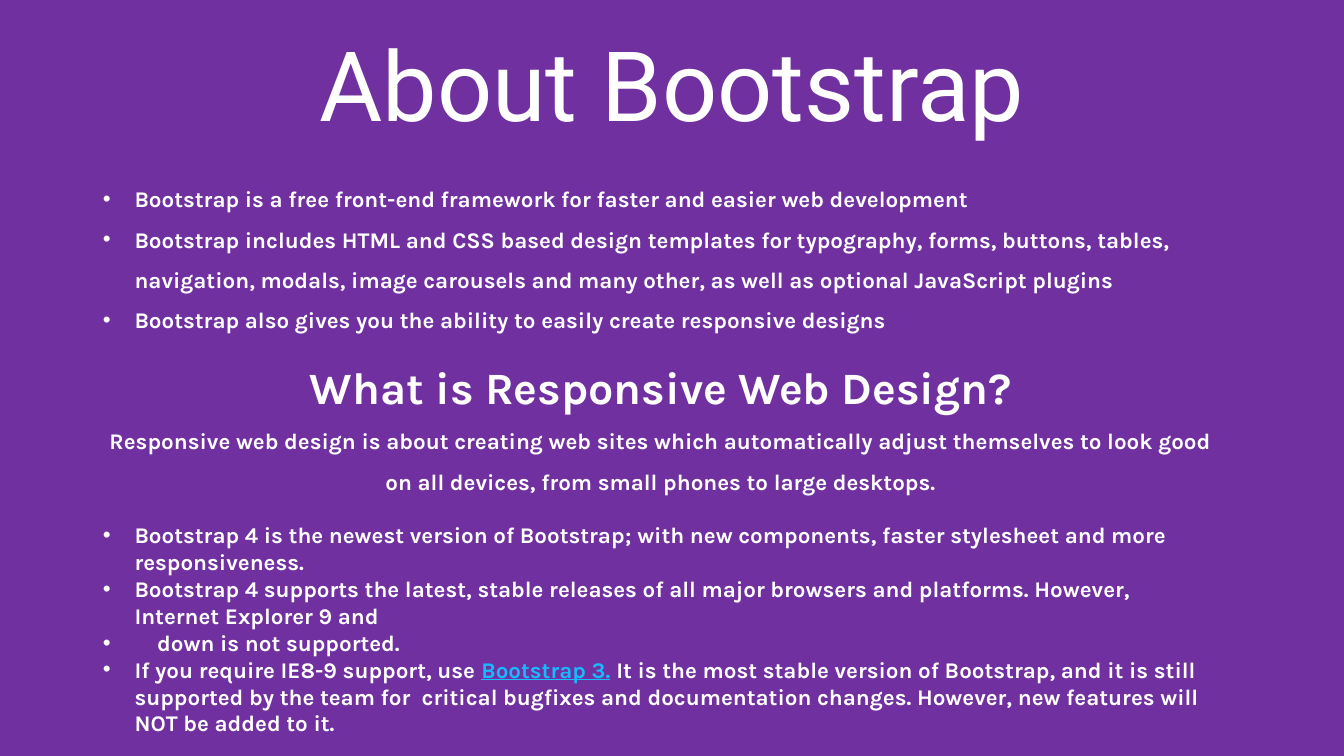
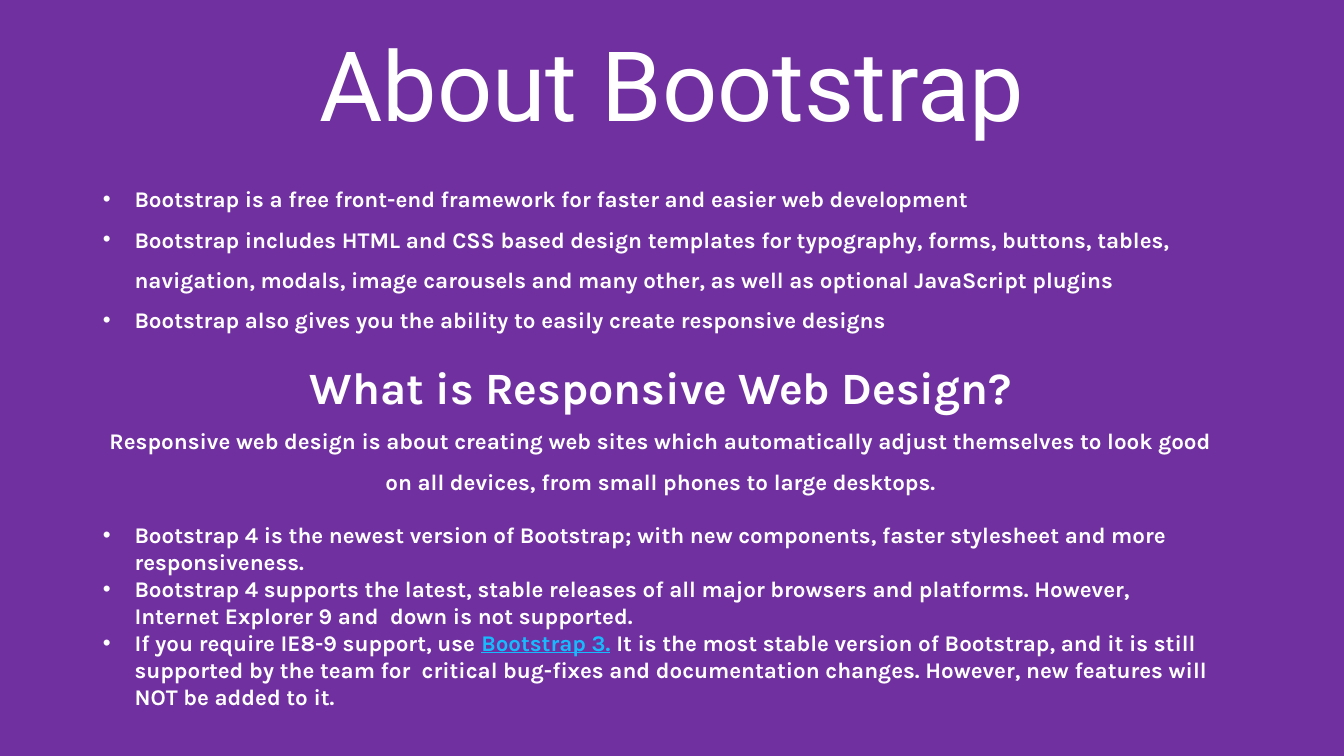
Before and after one commit to MukeshDubey1420/Front-End-Basics-Documents, a slide deck: slide 2 of Bootstrap.pptx. Drawn at 1344x756 pixels with LibreOffice and Linux fonts; fonts in the diff are those of the drawing. Boxes give left, top, right and bottom in pixels: in the first picture for what was removed or moved away, otherwise in the second. Text is boxed around its words. In the diff, an @@ line names an element or a change of style, - is before the commit and + after.

```diff
--- a/Bootstrap.pptx
+++ b/Bootstrap.pptx
@@ text at (135, 581, 1207, 706): text changed @@
-• Bootstrap 4 supports the latest, stable releases of all major browsers and platforms. However, Internet Explorer 9 and
-• down is not supported.
-• If you require IE8-9 support, use Bootstrap 3. It is the most stable version of Bootstrap, and it is still supported by the team for critical bugfixes and documentation changes. However, new features will NOT be added to it.
+• Bootstrap 4 supports the latest, stable releases of all major browsers and platforms. However, Internet Explorer 9 and down is not supported.
+• If you require IE8-9 support, use Bootstrap 3. It is the most stable version of Bootstrap, and it is still supported by the team for critical bug-fixes and documentation changes. However, new features will NOT be added to it.
```
Also in this commit, not shown: 6 other slides changed, 1 other file.
